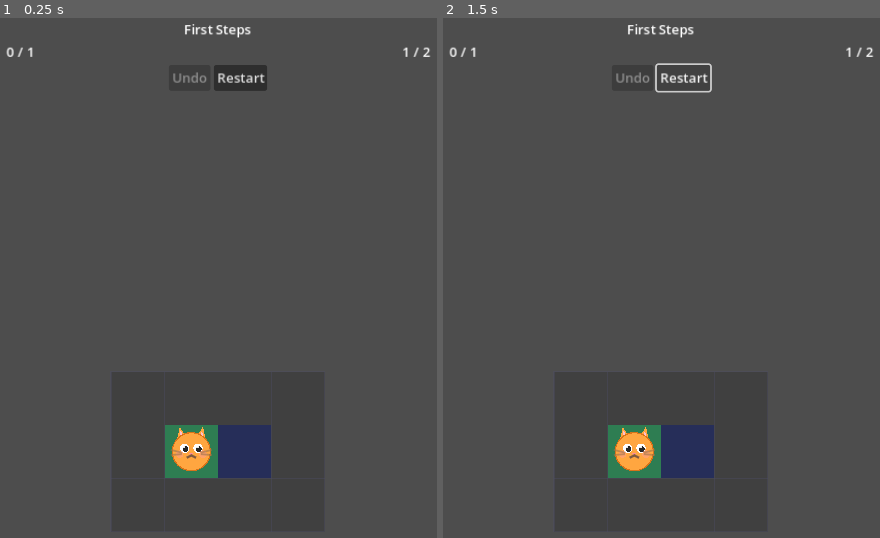
Above: before the commit, frames 1-2 (left to right).
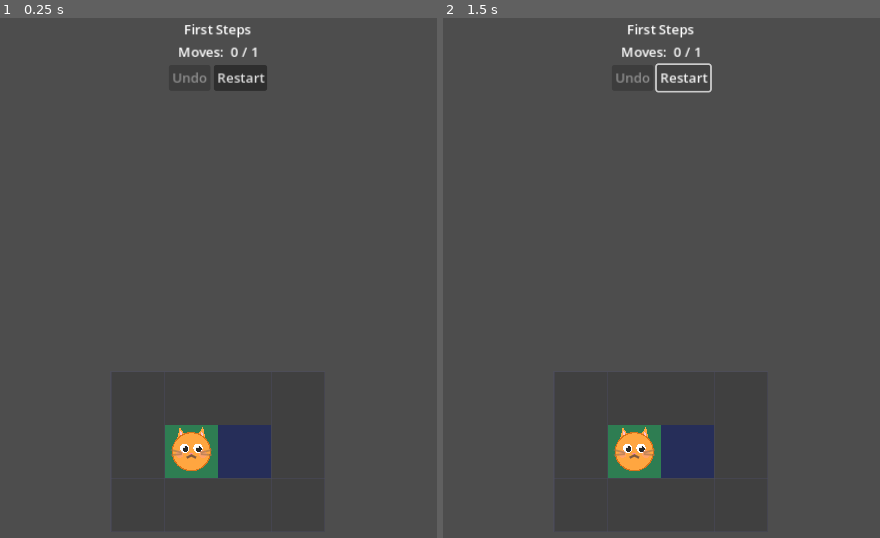
Above: after the commit, the same moments.

Repository: gracetyy/nekodash
Game: Godot game, scene res://scenes/gameplay/gameplay.tscn
The game is run twice, just before and just after one commit, with the same random seed, the same clock (stepped at 60 frames per second) and the same inputs.
Inputs:
- Up to frame 1 (0.25 s): no input
- Up to frame 2 (1.5 s): click "Restart" at 0.5 s; click "Restart" at 1.25 s

The runs differ from the first frame. In frame 1, 0.3% of the frame differs, in the area x 1-99%, y 5-8%; in frame 2, 0.3%.

Commit message:
fix: undo bugs and enhance player experience

Diff:
--- a/scenes/gameplay/gameplay.tscn
+++ b/scenes/gameplay/gameplay.tscn
@@ -65,15 +65,21 @@
 layout_mode = 2
 alignment = 1
 
+[node name="MovesPrefix" type="Label" parent="HUD/MarginContainer/VBox/StatsRow"]
+layout_mode = 2
+text = "Moves: "
+
 [node name="MoveLabel" type="Label" parent="HUD/MarginContainer/VBox/StatsRow"]
 layout_mode = 2
 text = "0 / 0"
 
 [node name="Spacer" type="Control" parent="HUD/MarginContainer/VBox/StatsRow"]
+visible = false
 layout_mode = 2
 size_flags_horizontal = 3
 
 [node name="CoverageLabel" type="Label" parent="HUD/MarginContainer/VBox/StatsRow"]
+visible = false
 layout_mode = 2
 text = "0 / 0"
 
--- a/src/gameplay/level_coordinator.gd
+++ b/src/gameplay/level_coordinator.gd
@@ -61,6 +61,15 @@
 
 
 # —————————————————————————————————————————————
+# Constants
+# —————————————————————————————————————————————
+
+## Delay (seconds) between full grid coverage and the level-complete overlay
+## appearing. Gives the player a beat to see the completed board.
+const LEVEL_COMPLETE_OVERLAY_DELAY_SEC: float = 0.6
+
+
+# —————————————————————————————————————————————
 # State
 # —————————————————————————————————————————————
 
@@ -68,6 +77,9 @@
 var _current_level_data: LevelData
 var _prev_best_moves: int = 0
 var _was_previously_completed: bool = false
+
+## Inline level-complete overlay node (temporary until level_complete.tscn exists).
+var _overlay: CanvasLayer
 
 
 # —————————————————————————————————————————————
@@ -208,6 +220,7 @@
 	# Coverage updates
 	_coverage_tracking.coverage_updated.connect(_on_coverage_updated)
 	_coverage_tracking.tile_covered.connect(_on_tile_covered)
+	_coverage_tracking.tile_uncovered.connect(_on_tile_uncovered)
 
 
 ## Disconnects all inter-system signals. Called before restart.
@@ -244,11 +257,13 @@
 	if _move_counter.move_count_changed.is_connected(_on_move_count_changed):
 		_move_counter.move_count_changed.disconnect(_on_move_count_changed)
 
-	# coverage_updated / tile_covered
+	# coverage_updated / tile_covered / tile_uncovered
 	if _coverage_tracking.coverage_updated.is_connected(_on_coverage_updated):
 		_coverage_tracking.coverage_updated.disconnect(_on_coverage_updated)
 	if _coverage_tracking.tile_covered.is_connected(_on_tile_covered):
 		_coverage_tracking.tile_covered.disconnect(_on_tile_covered)
+	if _coverage_tracking.tile_uncovered.is_connected(_on_tile_uncovered):
+		_coverage_tracking.tile_uncovered.disconnect(_on_tile_uncovered)
 
 
 # —————————————————————————————————————————————
@@ -288,11 +303,17 @@
 		"next_level_data": next_level,
 	}
 
+	# Track state in SceneManager immediately — tests verify this synchronously.
+	SceneManager.go_to(SceneManager.Screen.LEVEL_COMPLETE, params)
+
+	# Brief pause so the player can see the completed grid before the overlay
+	# appears. State guard prevents a stale overlay if restarted during the delay.
+	await get_tree().create_timer(LEVEL_COMPLETE_OVERLAY_DELAY_SEC).timeout
+	if _state != State.TRANSITIONING:
+		return
+
 	# Show inline level-complete overlay (temporary until level_complete.tscn exists)
 	_show_level_complete_overlay(params)
-
-	# Track state in SceneManager (go_to is a stub but tests verify state)
-	SceneManager.go_to(SceneManager.Screen.LEVEL_COMPLETE, params)
 
 
 func _on_slide_blocked(pos: Vector2i, direction: Vector2i) -> void:
@@ -317,6 +338,11 @@
 func _on_tile_covered(coord: Vector2i) -> void:
 	if _grid_renderer != null:
 		_grid_renderer.mark_covered(coord)
+
+
+func _on_tile_uncovered(coord: Vector2i) -> void:
+	if _grid_renderer != null:
+		_grid_renderer.mark_uncovered(coord)
 
 
 # —————————————————————————————————————————————
@@ -364,7 +390,6 @@
 # —————————————————————————————————————————————
 # Level complete overlay (temporary until level_complete.tscn exists)
 # —————————————————————————————————————————————
-var _overlay: CanvasLayer
 
 func _show_level_complete_overlay(params: Dictionary) -> void:
 	if _overlay != null:
@@ -479,6 +504,9 @@
 		_overlay.queue_free()
 		_overlay = null
 	_current_level_data = next_level
+	# Snapshot previous bests for the new level BEFORE _initialize_systems()
+	# writes any data — same order as _ready() and restart_level().
+	_snapshot_previous_bests()
 	_disconnect_signals()
 	_initialize_systems()
 	_connect_signals()
--- a/src/ui/grid_renderer.gd
+++ b/src/ui/grid_renderer.gd
@@ -64,6 +64,12 @@
 	queue_redraw()
 
 
+## Marks a single tile as uncovered and redraws (used by undo).
+func mark_uncovered(coord: Vector2i) -> void:
+	_covered_tiles.erase(coord)
+	queue_redraw()
+
+
 ## Clears all coverage overlays without redrawing grid structure.
 func clear_coverage() -> void:
 	_covered_tiles.clear()
--- a/src/ui/hud.gd
+++ b/src/ui/hud.gd
@@ -200,6 +200,8 @@
 # —————————————————————————————————————————————
 
 ## Updates the move display. Handles minimum_moves == 0 gracefully.
+## Also refreshes undo button — UndoRestart has already pushed a snapshot by
+## the time move_count_changed fires (connection order enforced by coordinator).
 func _on_move_count_changed(current: int, minimum: int) -> void:
 	if _move_label == null:
 		return
@@ -207,6 +209,8 @@
 		_move_label.text = str(current)
 	else:
 		_move_label.text = "%d / %d" % [current, minimum]
+	if _undo_restart_ref != null:
+		_set_undo_button_disabled(not _undo_restart_ref.can_undo())
 
 
 ## Updates the coverage display in "X / Y" tile format.
Not shown, changed: design/gdd/hud.md
Not shown, changed: design/gdd/level-coordinator.md
Not shown, changed: scenes/gameplay/REPORT_PLAYER.md
